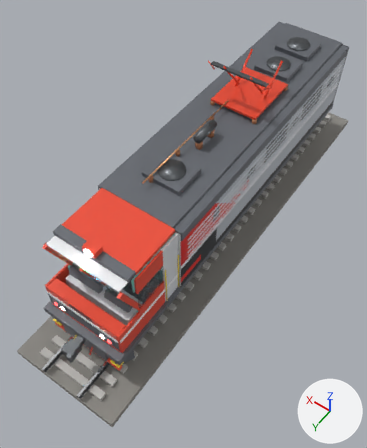
A saved change to the glTF model webxr_app/models/ermak_3es5k.glb.
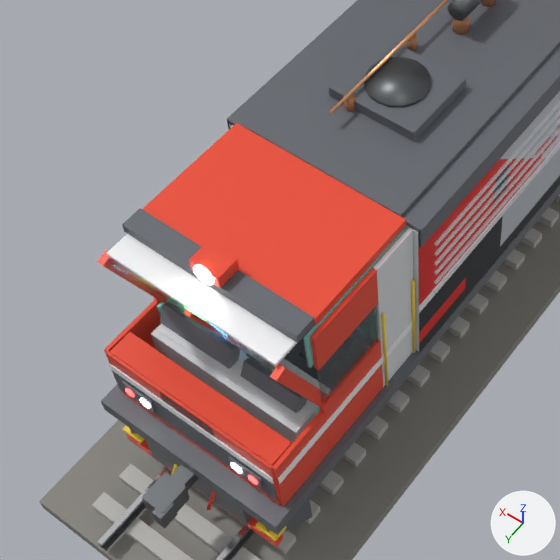
Old and new are each drawn whole from a camera (50 mm lens) standing at (-6.72, 11.37, 16.25) and looking at (-0.08, 2.08, 1.65) and again close up on the part from 0% to 66% of the width and 30% to 84% of the height. The lights are fixed; the arrows at lower right show +X, +Y and +Z. The first two pictures are the older version. Vertices at exactly the same position are counted once.

In view in the first close-up: 'Ermak_3ES5K_Body', 'Ermak_Cab_Interior', 'Ermak_Couplers', 'Ermak_Lights', 'Ermak_Roof_Equipment', 'Ermak_Windows', 'Railway_Track'.
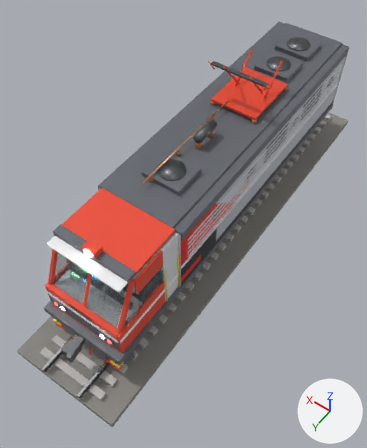
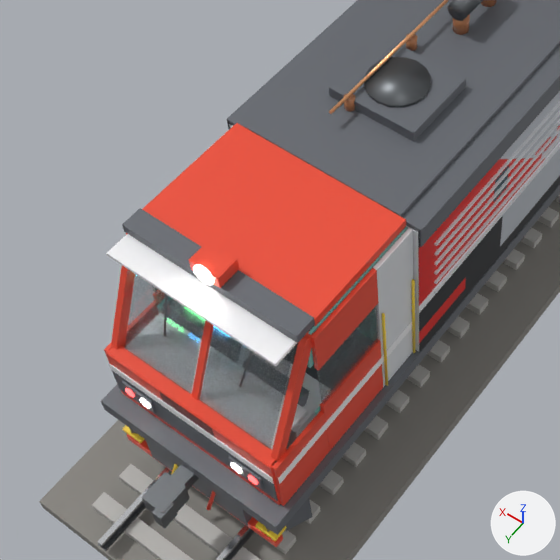
The change, as a diff of the scene's bpy script:
```diff
--- a/webxr_app/models/ermak_3es5k.glb.py
+++ b/webxr_app/models/ermak_3es5k.glb.py
@@ me_body_side_wall_l_mesh @@
 me_body_side_wall_l_mesh.from_pydata(...)  # 544 vertices, 880 faces; spans x -1.6..1.6, y -7.3..7.5, z 0.63..4.73
-me_body_side_wall_l_mesh.vertices[232].co = (-1.43, 6.04, 2.81)
-me_body_side_wall_l_mesh.vertices[233].co = (-1.43, 6.72, 4.5)  # pixel (285, 367)
-me_body_side_wall_l_mesh.vertices[234].co = (-1.43, 6.2, 2.74)
-me_body_side_wall_l_mesh.vertices[235].co = (-1.43, 6.88, 4.43)  # pixel (276, 381)
-me_body_side_wall_l_mesh.vertices[236].co = (-1.33, 6.04, 2.81)
-me_body_side_wall_l_mesh.vertices[237].co = (-1.33, 6.72, 4.5)  # pixel (278, 363)
-me_body_side_wall_l_mesh.vertices[238].co = (-1.33, 6.2, 2.74)  # pixel (317, 404)
-me_body_side_wall_l_mesh.vertices[239].co = (-1.33, 6.88, 4.43)  # pixel (269, 376)
+# me_body_side_wall_l_mesh part 1: the loose piece of 8 vertices spanning x -1.4..1.4, y 6.81..7.19, z 2.7..2.76 is scaled about its middle by (1, 0.474, 1), then moved by (0.0, 0.13, 0.03)
+# me_body_side_wall_l_mesh part 2
+me_body_side_wall_l_mesh.vertices[232].co = (-1.43, 6.98, 2.74)
+me_body_side_wall_l_mesh.vertices[233].co = (-1.43, 6.18, 4.51)
+me_body_side_wall_l_mesh.vertices[234].co = (-1.43, 7.12, 2.8)  # pixel (277, 460)
+me_body_side_wall_l_mesh.vertices[235].co = (-1.43, 6.32, 4.57)  # pixel (306, 340)
+me_body_side_wall_l_mesh.vertices[236].co = (-1.33, 6.98, 2.74)
+me_body_side_wall_l_mesh.vertices[237].co = (-1.33, 6.18, 4.51)  # pixel (308, 330)
+me_body_side_wall_l_mesh.vertices[238].co = (-1.33, 7.12, 2.8)  # pixel (270, 456)
+me_body_side_wall_l_mesh.vertices[239].co = (-1.33, 6.32, 4.57)
+# me_body_side_wall_l_mesh part 3: 8 of 544 vertices moved; they spanned x 1.33..1.43, y 6.04..6.88, z 2.74..4.5 and now span x 1.33..1.43, y 6.18..7.12, z 2.74..4.57; mean shift (0.0, 0.19, 0.04); largest move (1.33, 6.04, 2.81) -> (1.33, 6.98, 2.74)
 me_body_side_wall_l_mesh.materials.append(mat_mat_side_livery_l)
@@ me_куб_042 @@
-me_куб_042.from_pydata(...)  # 680 vertices, 1176 faces; spans x -1.4..1.4, y -1.26..1.25, z -0.04..2.97
+me_куб_042.from_pydata(...)  # 688 vertices, 1188 faces; spans x -1.4..1.4, y -1.26..1.48, z -0.04..2.97
+# me_куб_042 part 4: a new loose piece, a box spanning x -1.275..1.275, y 0.8..1.48, z 1.03..1.07, in mat_mat_cab_desk (light grey #dddfe3)
 me_куб_042.materials.append(mat_mat_rzd_darkgrey)
@@ me_куб_087 @@
 # used by ob_ermak_windows; location = (-0.68, 6.46, 3.62); rotation_euler = (-0.384, 0.0, -0.0349), in degrees (-22, 0, -2)
-me_куб_087.from_pydata(...)  # 104 vertices, 180 faces; spans x -0.78..2.19, y -1.38..0.11, z -1.16..0.93
+me_куб_087.from_pydata(...)  # 104 vertices, 180 faces; spans x -0.79..2.14, y -1.58..0.42, z -0.89..0.89
+# me_куб_087 part 5: the loose piece of 8 vertices spanning x 0.62..0.74, y -0.01..0.05, z -0.9..0.92 is multiplied about its middle by the matrix ((1.069, 0.035, 0.014), (-0.026, 0.975, -0.441), (-0.027, 0.44, 0.975)), then moved by (-0.01, -0.02, -0.01)
+# me_куб_087 part 6: the loose piece of 32 vertices spanning x -0.04..0.04, y 0.02..0.05, z -0.36..0.29 is multiplied about its middle by the matrix ((0.981, 0.03, -0.19), (-0.102, 0.918, -0.383), (0.163, 0.395, 0.904)), then moved by (0.0, -0.02, 0.04)
+# me_куб_087 part 7: the loose piece of 32 vertices spanning x 1.31..1.41, y 0.06..0.1, z -0.35..0.3 is multiplied about its middle by the matrix ((0.976, 0.033, 0.215), (0.053, 0.923, -0.381), (-0.211, 0.383, 0.899)), then moved by (-0.02, -0.06, 0.03)
+# me_куб_087 part 8: 16 of 104 vertices moved; they spanned x -0.59..1.97, y -0.01..0.09, z -0.9..0.93 and now span x -0.58..1.92, y -0.4..0.4, z -0.87..0.87; mean shift (-0.01, -0.02, -0.01); largest move (1.92, 0.09, 0.93) -> (1.92, -0.38, 0.87)
+# other edits to the shape of me_куб_087 do not show in these pictures
 me_куб_087.materials.append(mat_mat_cab_glass)
@@ ob_ermak_windows @@
 ob_ermak_windows = bpy.data.objects.new('Ermak_Windows', me_куб_087)
-ob_ermak_windows.location = (-0.68, 6.46, 3.62)
-ob_ermak_windows.rotation_euler = (-0.384, 0.0, -0.0349)  # degrees (-22, 0, -2)
+ob_ermak_windows.location = (-0.67, 6.65, 3.65)
```

Where the change shows, as pixel boxes (x1, y1, x2, y2) in the close-ups (560 x 560 px; the box of a moved part takes in the faces that stretch with it):
'Ermak_3ES5K_Body', reshaped: before (97, 0, 560, 547); after (101, 0, 560, 547)
'Ermak_Cab_Interior', reshaped: before (106, 227, 408, 443); after (106, 227, 408, 462)
'Ermak_Windows', reshaped, moved, turned: before (110, 263, 379, 404); after (125, 274, 379, 449)
part 1 of me_body_side_wall_l_mesh, moved or reshaped: before (110, 332, 292, 466); after (108, 345, 277, 466)
part 2 of me_body_side_wall_l_mesh, moved or reshaped: before (270, 364, 322, 407); after (271, 331, 313, 460)
part 3 of me_body_side_wall_l_mesh, moved or reshaped: before (97, 250, 170, 303); after (111, 233, 135, 349)
part 4 of me_куб_042, added: after (191, 340, 307, 449)
part 5 of me_куб_087, moved or reshaped: before (184, 309, 232, 341); after (191, 320, 214, 400)
part 6 of me_куб_087, moved or reshaped: before (246, 354, 269, 370); after (239, 351, 253, 387)
part 7 of me_куб_087, moved or reshaped: before (167, 301, 184, 314); after (163, 294, 168, 336)
part 8 of me_куб_087, moved or reshaped: before (110, 263, 276, 372); after (125, 274, 295, 449)
